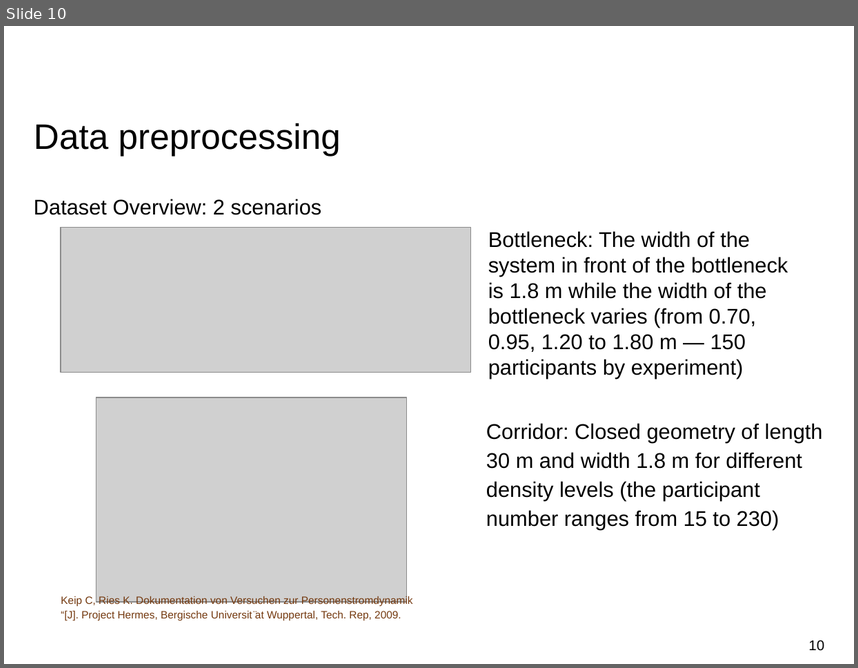
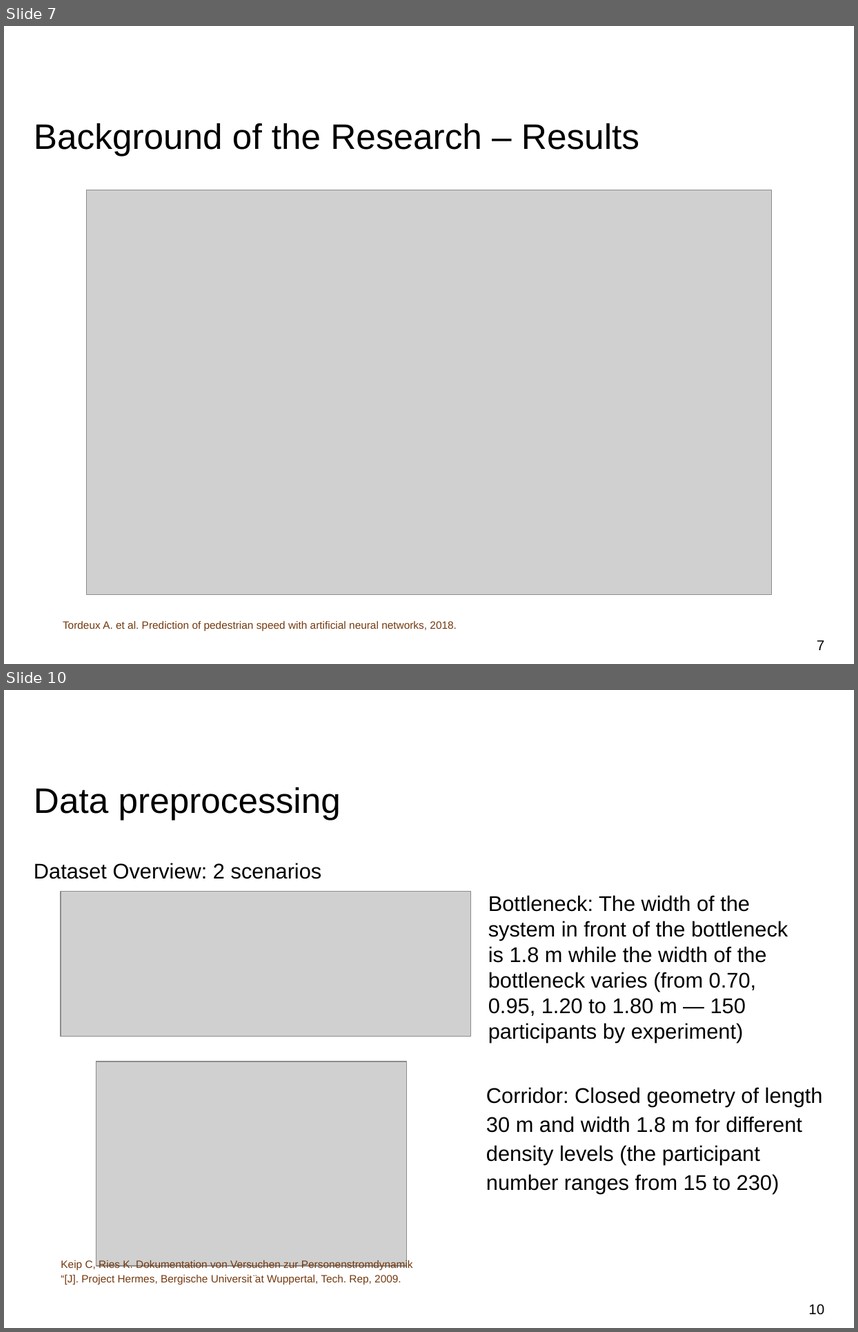
Before and after one commit to jingyi0126/Praktikum_Machine_Learning_in_Crowd_Modelling_and_Simulation, a slide deck: final project/Part_1-2-4.pptx. Shown one above the other, each under a label of ours: slide 10 before the commit, slides 7 and 10 after it; the slides between them are not shown. The pictures are 858x668 and 858x1332 pixels, drawn with LibreOffice and Linux fonts; fonts in the diff are those of the drawing; grey boxes stand for pictures; background and template pictures are left out. Boxes give left, top, right and bottom in pixels: in the first picture for what was removed or moved away, otherwise in the second. Text is boxed around its words. In the diff, an @@ line names an element or a change of style, - is before the commit and + after.

```diff
--- a/final project/Part_1-2-4.pptx
+++ b/final project/Part_1-2-4.pptx
@@ slide 7 added at (x1=4, y1=26, x2=854, y2=664), background #FFFFFF @@
@@ title added at (x1=34, y1=123, x2=639, y2=156), 30 pt, text #000000 @@
+Background of the Research – Results
@@ picture added at (x1=87, y1=190, x2=771, y2=595) @@
@@ text added at (x1=63, y1=620, x2=457, y2=631), 9 pt, text #74390F @@
+Tordeux A. et al. Prediction of pedestrian speed with artificial neural networks, 2018.
@@ page number added at (x1=817, y1=640, x2=824, y2=650), 12 pt, text #000000 @@
+7
```
Also in this commit, not shown: 4 slides changed, 3 other slides added, 4 slides removed.
